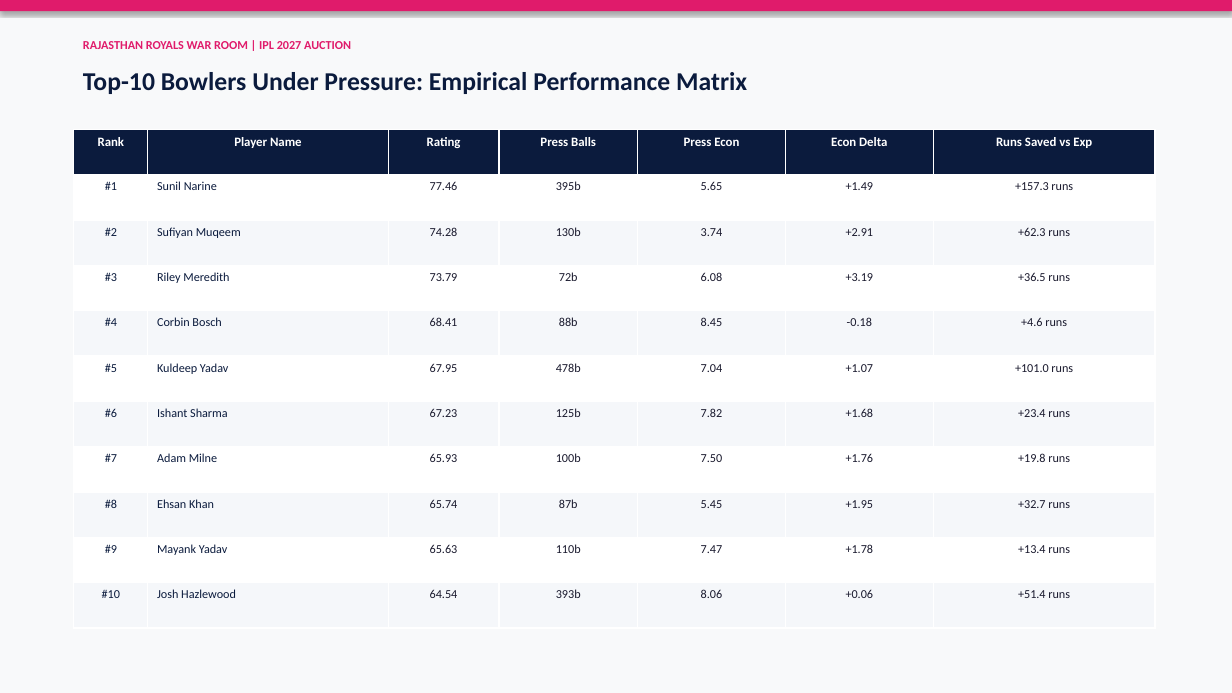
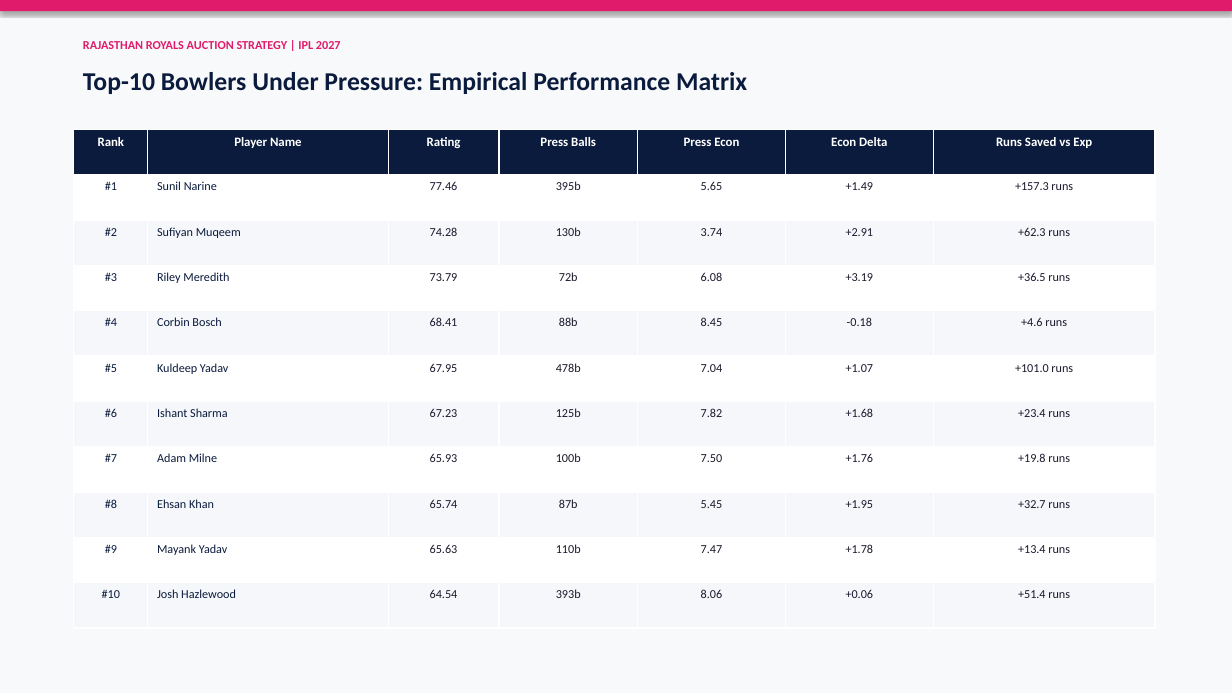
Before and after one commit to MohamedNavith/Rajasthan-Royals-Hackathon, a slide deck: slide 8 of outputs/rr_auction_presentation.pptx. Drawn at 1232x693 pixels with LibreOffice and Linux fonts; fonts in the diff are those of the drawing. Boxes give left, top, right and bottom in pixels: in the first picture for what was removed or moved away, otherwise in the second. Text is boxed around its words. In the diff, an @@ line names an element or a change of style, - is before the commit and + after.

Commit message:
docs & ci: rename war room to auction strategy, update report/deck, fix pages concurrency

```diff
--- a/outputs/rr_auction_presentation.pptx
+++ b/outputs/rr_auction_presentation.pptx
@@ text at (83,41,341,49): text changed @@
-RAJASTHAN ROYALS WAR ROOM | IPL 2027 AUCTION
+RAJASTHAN ROYALS AUCTION STRATEGY | IPL 2027
```
Also in this commit, not shown: 12 other slides changed, 8 other files.
